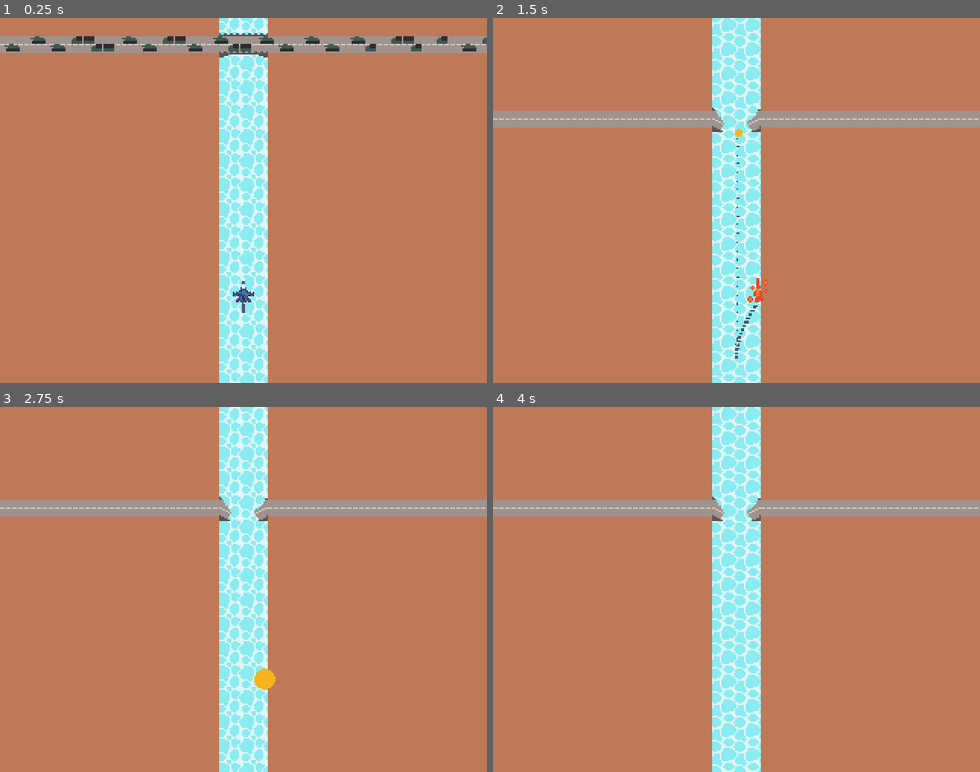
Above: before the commit, frames 1-4 (two rows, left to right).
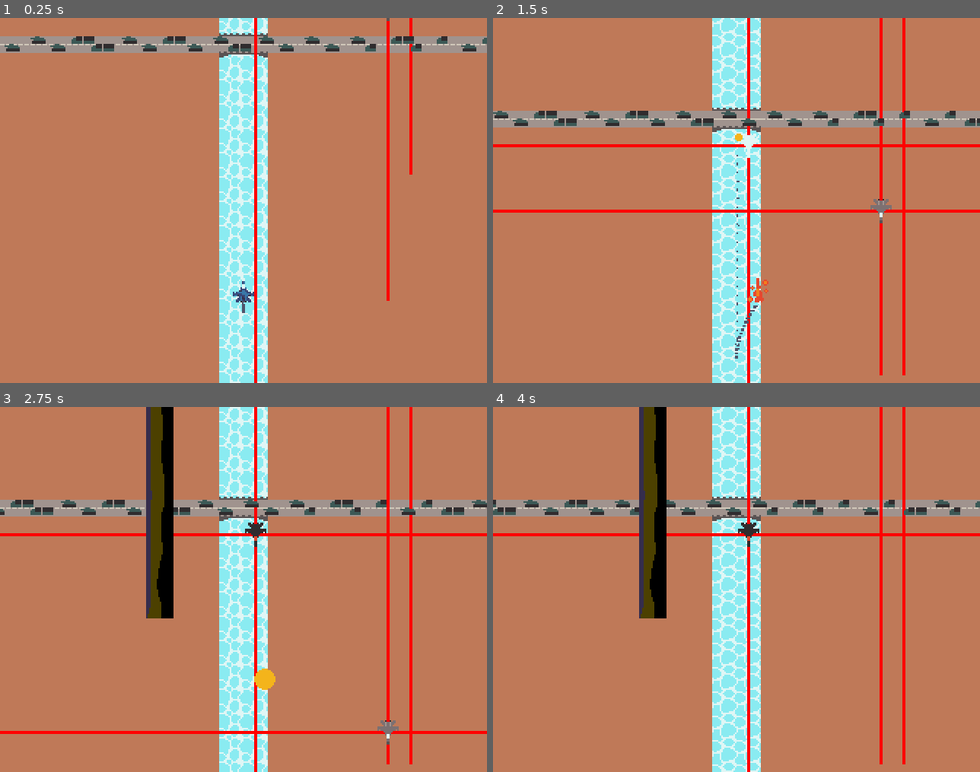
Above: after the commit, the same moments.

Repository: Vanawy/river-raid-godot
Game: Godot game, scene res://main.tscn
Two runs of this game, one before a commit and one after it. Both use one fixed random seed, a clock stepped at 60 frames per second and the inputs below.
Inputs:
- Up to frame 1 (0.25 s): no input
- Up to frame 2 (1.5 s): hold D (move_right) 0.53-1.28 s; tap Space (player_fire) at 0.6, 1.35 s; hold S (move_down) from 1.28 s (still down)
- Up to frame 3 (2.75 s): release S (move_down) at 2.03 s; hold D (move_right) from 2.03 s (still down); tap Space (player_fire) at 2.1 s
- Up to frame 4 (4 s): release D (move_right) at 2.78 s; hold Up (move_up) 2.78-3.53 s; tap Space (player_fire) at 2.85, 3.6 s; hold Left (move_left) from 3.53 s (still down)

The runs differ from the first frame. In frame 1, 1.4% of the frame differs, in the area x 52-85%, y 0-100%; in frame 2, 5.2%; in frame 3, 8.3%, in the area x 0-100%, y 0-100%; in frame 4, 7.4%.
Error before the commit: Parse Error: Could not preload resource file "res://enemies/jet/enemy_jet_fix.tscn". (res://enemies/EnemySpawner.gd:4)

Commit message:
Corruption fixed

Diff:
--- a/Bridge.gd
+++ b/Bridge.gd
@@ -19,8 +19,3 @@
 		spriteOk.visible = false
 		spriteDestroyed.visible = true
 	)
-
-
-# Called every frame. 'delta' is the elapsed time since the previous frame.
-func _process(delta: float) -> void:
-	pass
--- a/Jet.gd
+++ b/Jet.gd
@@ -48,7 +48,7 @@
 	if body is Enemy:
 		death()
 
-func _process(delta):
+func _process(_delta):
 	if is_dead:
 		return
 
--- a/enemies/EnemySpawner.gd
+++ b/enemies/EnemySpawner.gd
@@ -1,18 +1,25 @@
 extends Node2D
 class_name EnemySpawner
 
-var enemy_jet_scene = preload("res://enemies/jet/enemy_jet_fix.tscn")
+
+func spawn_jets(bot_left: Node2D, top_right: Node2D, count: int):
+	var spawn_area = Vector2(
+		top_right.position.x - bot_left.position.x,
+		abs(bot_left.position.y - top_right.position.y)
+	)
+
+	var enemy_jet_scene = preload("res://enemies/jet/enemy_jet.tscn")
+
+	for i in range(count):
+		var pos = bot_left.global_position + Vector2(
+			randf_range(0, spawn_area.x),
+			-randf_range(0, spawn_area.y),
+		)
+
+		var enemy = enemy_jet_scene.instantiate() as EnemyJet
+		enemy.global_position = pos
+		enemy.rotate(PI)
+		add_sibling(enemy)
 
 
-func spawn_jets(bot_left: Node2D, top_right: Node2D, count: int):
-	var spawn_area = bot_left.position - top_right.position
-
-	for i in range(count):
-		var pos = bot_left.position + Vector2(
-			randf_range(0, spawn_area.x),
-			randf_range(0, spawn_area.y),
-		)
-
-		var enemy = enemy_jet_scene.instantiate() as EnemyJet;
-		enemy.global_position = pos
-		enemy.rotate(PI)
+		print("enemy spawned at " + str(pos.x) + ", " + str(pos.y))
--- a/enemies/enemy_rocket.gd
+++ b/enemies/enemy_rocket.gd
@@ -16,7 +16,7 @@
 	var visibility_notifier = $VisibleOnScreenNotifier2D as VisibleOnScreenNotifier2D
 	visibility_notifier.screen_exited.connect(destroy)
 
-func _process(delta: float) -> void:
+func _process(_delta: float) -> void:
 	queue_redraw()
 
 func _physics_process(delta):
--- a/enemies/jet/enemy_jet.gd
+++ b/enemies/jet/enemy_jet.gd
@@ -42,7 +42,7 @@
 		death()
 		body.death()
 
-func _process(delta):
+func _process(_delta):
 	if is_dead:
 		return
 
@@ -106,3 +106,9 @@
 
 func create_explosion():
 	pass
+
+
+func _draw():
+	var size = 1000
+	draw_line(Vector2(-size, 0), Vector2(size, 0), Color.RED, 2);
+	draw_line(Vector2(0, -size), Vector2(0, size), Color.RED, 2);
--- a/enemies/jet/enemy_jet.tscn
+++ b/enemies/jet/enemy_jet.tscn
@@ -1,23 +1,99 @@
-[gd_scene load_steps=4 format=3 uid="uid://b0uxsl72q6fgj"]
+[gd_scene load_steps=12 format=3 uid="uid://cpjmtjobwq0q1"]
 
-[ext_resource type="PackedScene" uid="uid://chvnmx1w7aeo4" path="res://jet.tscn" id="1_3uivr"]
-[ext_resource type="Script" path="res://enemies/jet/enemy_jet.gd" id="2_30ii5"]
-[ext_resource type="SpriteFrames" uid="uid://bqrdibuur6krd" path="res://enemies/jet/enemy_jet.tres" id="2_hu83k"]
+[ext_resource type="Script" path="res://enemies/jet/enemy_jet.gd" id="1_23eag"]
+[ext_resource type="SpriteFrames" uid="uid://bqrdibuur6krd" path="res://enemies/jet/enemy_jet.tres" id="2_gqcn5"]
+[ext_resource type="Texture2D" uid="uid://b58yt6ks1uidw" path="res://smoke1x1.png" id="3_pnleh"]
+[ext_resource type="Texture2D" uid="uid://bxl32a122p23a" path="res://flare.png" id="4_omvwv"]
+[ext_resource type="Texture2D" uid="uid://cte82o442osiw" path="res://flare-trail.png" id="5_f46pc"]
 
-[node name="Jet" instance=ExtResource("1_3uivr")]
-position = Vector2(0, 0)
+[sub_resource type="ParticleProcessMaterial" id="ParticleProcessMaterial_25yc1"]
+particle_flag_disable_z = true
+emission_shape = 3
+emission_box_extents = Vector3(1, 0.3, 0)
+direction = Vector3(0, 1, 0)
+gravity = Vector3(0, 10, 0)
+
+[sub_resource type="ParticleProcessMaterial" id="ParticleProcessMaterial_6q6oa"]
+lifetime_randomness = 0.3
+particle_flag_disable_z = true
+inherit_velocity_ratio = 1.0
+direction = Vector3(0, 1, 0)
+spread = 180.0
+initial_velocity_min = 30.0
+initial_velocity_max = 30.0
+gravity = Vector3(0, 98, 0)
+sub_emitter_mode = 1
+sub_emitter_frequency = 100.0
+
+[sub_resource type="ParticleProcessMaterial" id="ParticleProcessMaterial_p308w"]
+particle_flag_disable_z = true
+emission_shape = 1
+emission_sphere_radius = 1.0
+gravity = Vector3(0, 0, 0)
+color = Color(0.839216, 0.839216, 0.839216, 1)
+
+[sub_resource type="CapsuleShape2D" id="CapsuleShape2D_ml3tu"]
+radius = 3.0
+height = 16.0
+
+[sub_resource type="RectangleShape2D" id="RectangleShape2D_hb738"]
+size = Vector2(42, 50)
+
+[sub_resource type="CircleShape2D" id="CircleShape2D_1q7eu"]
+radius = 5.0
+
+[node name="EnemyJet" type="AnimatableBody2D"]
 collision_layer = 2
 collision_mask = 768
-script = ExtResource("2_30ii5")
-_flares_count = 1
+script = ExtResource("1_23eag")
 
-[node name="AnimatedSprite2D" parent="." index="0"]
-sprite_frames = ExtResource("2_hu83k")
-frame = 0
+[node name="AnimatedSprite2D" type="AnimatedSprite2D" parent="."]
+sprite_frames = ExtResource("2_gqcn5")
 
-[node name="Smoke" parent="." index="1"]
-visibility_rect = Rect2(-10, 0, 20, 83.01)
+[node name="Smoke" type="GPUParticles2D" parent="."]
+z_index = -1
+position = Vector2(0, 7)
+amount = 400
+process_material = SubResource("ParticleProcessMaterial_25yc1")
+texture = ExtResource("3_pnleh")
+visibility_rect = Rect2(-1, 0, 2, 2)
 
-[node name="Hitbox" parent="." index="4"]
+[node name="Flares" type="GPUParticles2D" parent="."]
+z_index = -5
+position = Vector2(0, 4)
+emitting = false
+amount = 32
+sub_emitter = NodePath("../FlaresTrails")
+process_material = SubResource("ParticleProcessMaterial_6q6oa")
+texture = ExtResource("4_omvwv")
+lifetime = 5.0
+one_shot = true
+explosiveness = 0.95
+
+[node name="FlaresTrails" type="GPUParticles2D" parent="."]
+z_index = -7
+emitting = false
+amount = 300
+process_material = SubResource("ParticleProcessMaterial_p308w")
+texture = ExtResource("5_f46pc")
+lifetime = 0.4
+
+[node name="Hitbox" type="Area2D" parent="."]
 collision_layer = 2
 collision_mask = 768
+
+[node name="CollisionShape2D" type="CollisionShape2D" parent="Hitbox"]
+shape = SubResource("CapsuleShape2D_ml3tu")
+debug_color = Color(0, 0.647059, 0.262745, 0.419608)
+
+[node name="CounterMeasuresArea" type="Area2D" parent="."]
+collision_layer = 256
+collision_mask = 8
+
+[node name="CollisionShape2D" type="CollisionShape2D" parent="CounterMeasuresArea"]
+position = Vector2(0, 25)
+shape = SubResource("RectangleShape2D_hb738")
+
+[node name="CollisionShape2D" type="CollisionShape2D" parent="."]
+position = Vector2(0, 5)
+shape = SubResource("CircleShape2D_1q7eu")
--- a/enemies/jet/enemy_jet_fix.tscn
+++ /dev/null
@@ -1,17 +0,0 @@
-[gd_scene load_steps=3 format=3 uid="uid://ccf3qfrijrgsy"]
-
-[ext_resource type="PackedScene" uid="uid://chvnmx1w7aeo4" path="res://jet.tscn" id="1_6sy40"]
-[ext_resource type="SpriteFrames" uid="uid://bqrdibuur6krd" path="res://enemies/jet/enemy_jet.tres" id="2_dmio7"]
-
-[node name="Jet" instance=ExtResource("1_6sy40")]
-position = Vector2(0, 0)
-collision_layer = 2
-collision_mask = 768
-
-[node name="AnimatedSprite2D" parent="." index="0"]
-sprite_frames = ExtResource("2_dmio7")
-frame = 0
-
-[node name="Hitbox" parent="." index="4"]
-collision_layer = 2
-collision_mask = 768
--- a/enemy.gd
+++ b/enemy.gd
@@ -9,10 +9,6 @@
 func _ready():
 	pass # Replace with function body.
 
-# Called every frame. 'delta' is the elapsed time since the previous frame.
-func _process(delta):
-	pass
-
 func damage():
 	hp -= 1
 	if hp < 1:
--- a/jet.tscn
+++ b/jet/jet.tscn
@@ -40,17 +40,17 @@
 size = Vector2(42, 50)
 
 [sub_resource type="CircleShape2D" id="CircleShape2D_1q7eu"]
-radius = 3.0
+radius = 5.0
 
 [node name="Jet" type="AnimatableBody2D"]
 z_index = 100
 position = Vector2(160, 96)
 collision_layer = 256
 collision_mask = 13
-script = ExtResource("1_3uivr")
+script = ExtResource("1_tmj2b")
 
 [node name="AnimatedSprite2D" type="AnimatedSprite2D" parent="."]
-sprite_frames = ExtResource("2_gc1od")
+sprite_frames = ExtResource("2_6il8l")
 frame = 2
 
 [node name="Smoke" type="GPUParticles2D" parent="."]
--- a/jet/rocket.gd
+++ b/jet/rocket.gd
@@ -10,7 +10,7 @@
 	body_entered.connect(hit)
 
 # Called every frame. 'delta' is the elapsed time since the previous frame.
-func _process(delta):
+func _process(_delta):
 	pass
 
 func _physics_process(delta):
--- a/level.gd
+++ b/level.gd
@@ -43,11 +43,6 @@
 	level_created.emit()
 
 
-
-
-# Called every frame. 'delta' is the elapsed time since the previous frame.
-func _process(delta):
-	pass
 
 func _input(event: InputEvent) -> void:
 	if event.as_text() == "F2":
--- a/level_manager.gd
+++ b/level_manager.gd
@@ -12,7 +12,7 @@
 
 
 # Called every frame. 'delta' is the elapsed time since the previous frame.
-func _process(delta: float) -> void:
+func _process(_delta: float) -> void:
 	pass
 
 func switch_level():
--- a/main.tscn
+++ b/main.tscn
@@ -1,12 +1,12 @@
 [gd_scene load_steps=9 format=3 uid="uid://byl36k88mr2i1"]
 
-[ext_resource type="PackedScene" uid="uid://chvnmx1w7aeo4" path="res://jet.tscn" id="1_x0prs"]
+[ext_resource type="PackedScene" uid="uid://chvnmx1w7aeo4" path="res://jet/jet.tscn" id="1_x0prs"]
 [ext_resource type="PackedScene" uid="uid://c00tkgqhnwlyi" path="res://level_manager.tscn" id="3_2107l"]
 [ext_resource type="TileSet" uid="uid://dw3ktkni1qm1w" path="res://tileset.tres" id="6_ofgak"]
 [ext_resource type="PackedScene" uid="uid://c0wfkm054sx6r" path="res://enemies/pantsir.tscn" id="7_1big6"]
 [ext_resource type="Texture2D" uid="uid://jesxgryyxtja" path="res://boat-medium.png" id="7_a7gyg"]
 [ext_resource type="Script" path="res://enemy.gd" id="7_puojd"]
-[ext_resource type="PackedScene" uid="uid://ccf3qfrijrgsy" path="res://enemies/jet/enemy_jet_fix.tscn" id="7_w83ht"]
+[ext_resource type="PackedScene" uid="uid://b0uxsl72q6fgj" path="res://enemies/jet/enemy_jet.tscn" id="7_w83ht"]
 
 [sub_resource type="RectangleShape2D" id="RectangleShape2D_g61iu"]
 size = Vector2(28.835, 10)
Not shown: 4 places in jet/jet.tscn that only renumber resources
